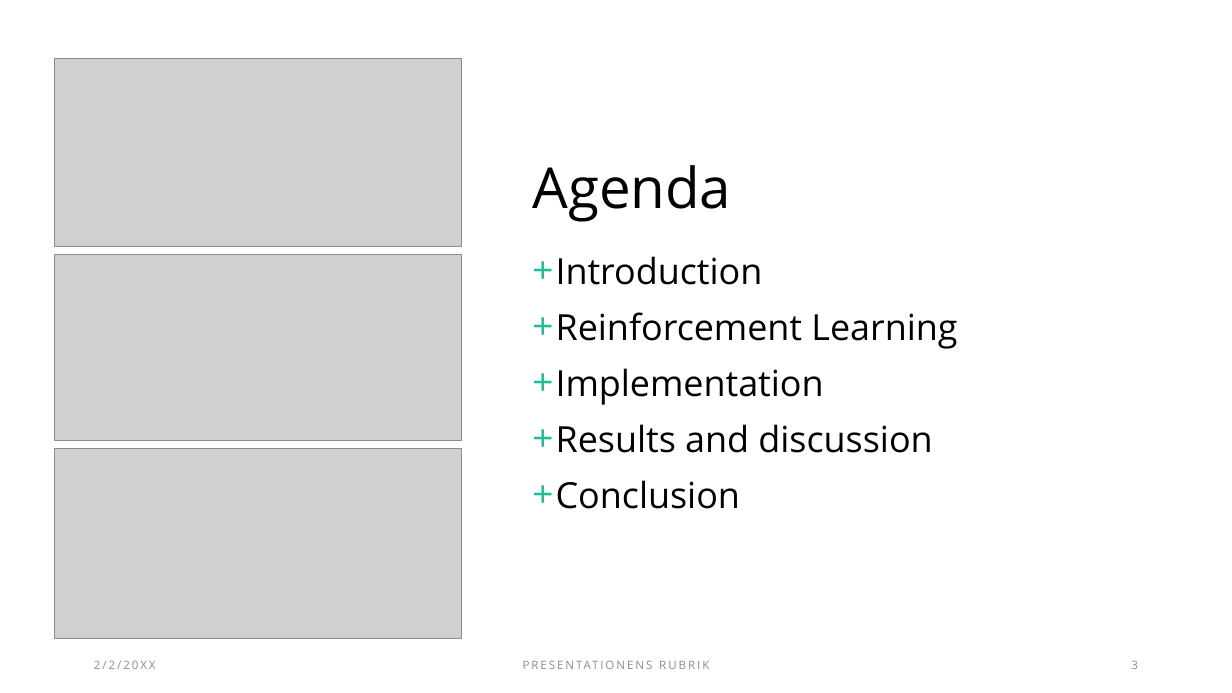
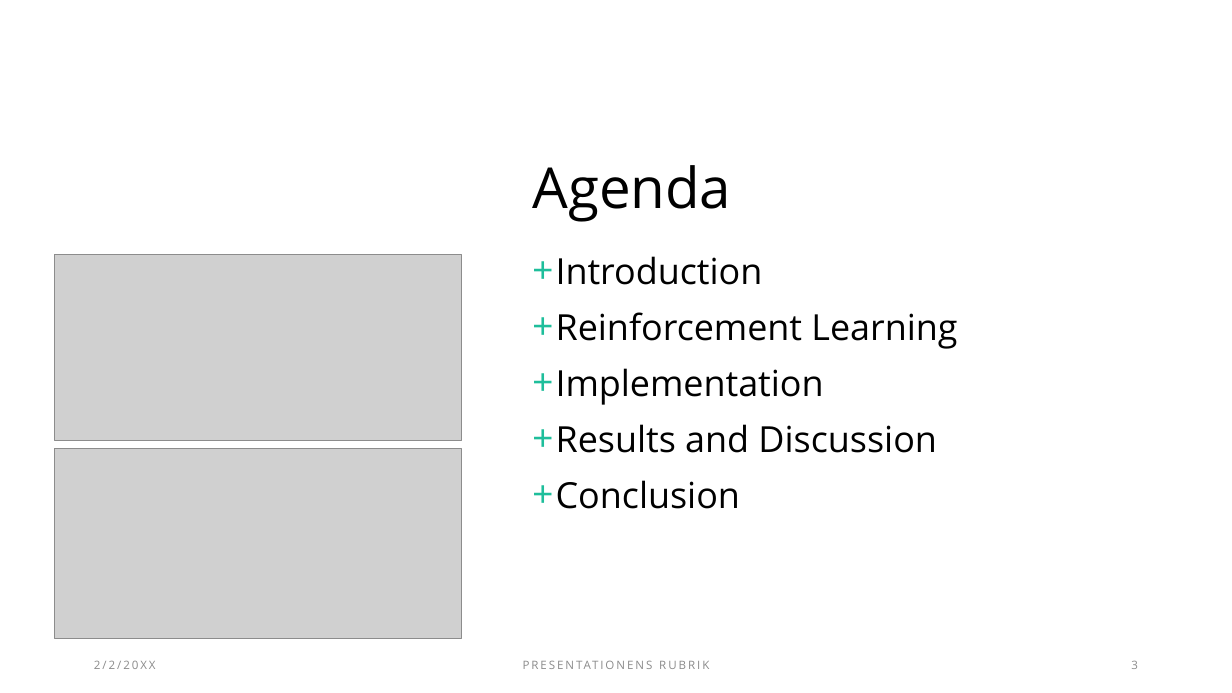
Before and after one commit to Ashley-Bjors/DVA439-Intelligenta-system, a slide deck: slide 3 of Redovisning.pptx. Drawn at 1232x693 pixels with LibreOffice and Linux fonts; fonts in the diff are those of the drawing; grey boxes stand for pictures. Boxes give left, top, right and bottom in pixels: in the first picture for what was removed or moved away, otherwise in the second. Text is boxed around its words. In the diff, an @@ line names an element or a change of style, - is before the commit and + after.

```diff
--- a/Redovisning.pptx
+++ b/Redovisning.pptx
@@ picture removed at box(55, 58, 461, 247) @@
@@ text at box(556, 424, 936, 453): text changed @@
-+ Results and discussion
++ Results and Discussion
```
Also in this commit, not shown: 5 other slides changed, 3 slides added, 3 other files.
